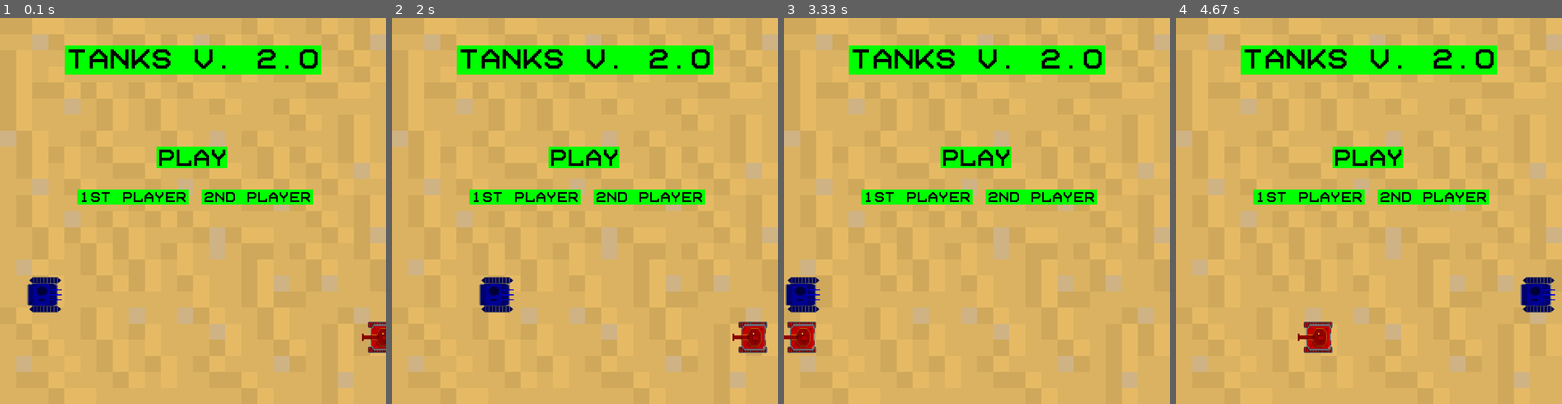
Above: before the commit, frames 1-4 (left to right).
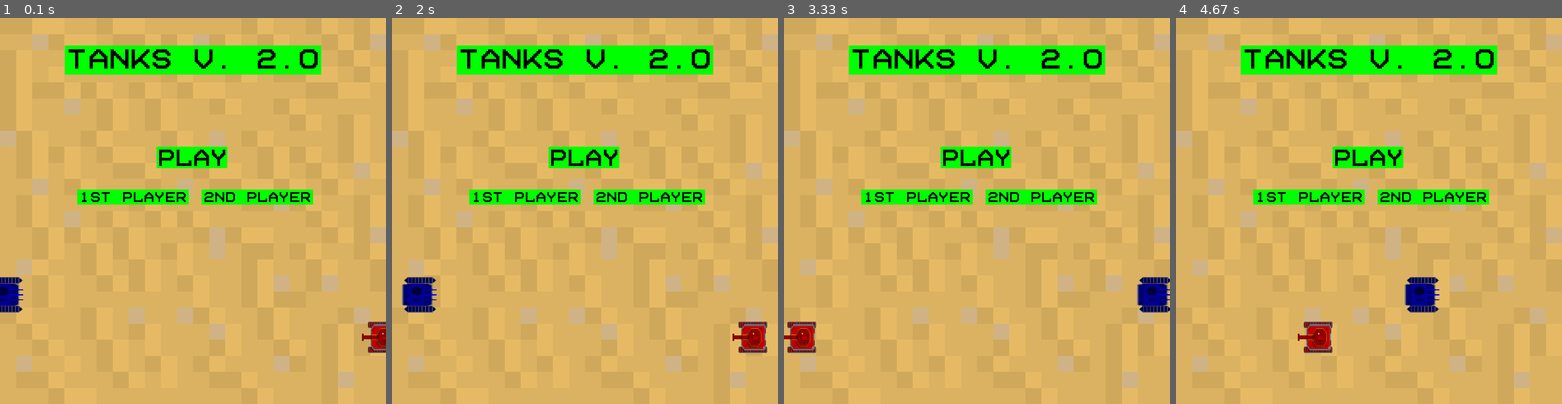
Above: after the commit, the same moments.

Repository: Artem468/pygame_project
Game: pygame game, started from main.py
Two runs of this game, one before a commit and one after it. Both use one fixed random seed, a clock stepped at 60 frames per second and the inputs below.
Inputs:
- Up to frame 1 (0.1 s): no input
- Up to frame 2 (2 s): hold Left 0.33-0.87 s; hold Down 0.9-1.37 s; hold Left 1.4-1.87 s; hold Up from 1.9 s (still down)
- Up to frame 3 (3.33 s): release Up at 2.37 s; hold Right 2.4-3.03 s; hold Down from 3.07 s (still down)
- Up to frame 4 (4.67 s): release Down at 3.53 s; hold Left 3.57-4.03 s; hold Right 4.07-4.53 s; hold Up from 4.57 s (still down)

The runs differ from the first frame. In frame 1, 1.2% of the frame differs, in the area x 0-16%, y 67-77%; in frame 2, 1.4%, in the area x 2-32%, y 67-77%; in frame 3, 1.4%; in frame 4, 1.4%.

Commit message:
Add files via upload

Diff:
--- a/main.py
+++ b/main.py
@@ -39,13 +39,23 @@
     global tank1, tank2, flag_tanks
     if flag_tanks:
        tank1.rect.x = -200
-       tank2.rect.x = -200
+       tank2.rect.x = 1100
+       tank1 = First_tank_preview(all_sprites)
+       tank1.rect.x = -90
+       tank2.rect.x = 900
+       print(first_player, second_player)
+       im = load_image(f'{first_player}_tank.png')
+       im = pygame.transform.scale(im, (90, 90))
+       im = pygame.transform.rotate(im, 270)
+       tank1.image = im
+       im = load_image(f'{second_player}_tank.png')
+       im = pygame.transform.scale(im, (90, 90))
+       im = pygame.transform.rotate(im, 90)
+       tank2.image = im
     else:
         tank1 = First_tank_preview(all_sprites)
         tank2 = Second_tank_preview(all_sprites)
-    First_tank_preview.image = load_image(f'{first_player}_tank.png')
-    Second_tank_preview.image = load_image(f'{second_player}_tank.png')
-    flag_tanks = True
+        flag_tanks = True
 
 
 class First_tank_preview(pygame.sprite.Sprite):
@@ -55,15 +65,14 @@
 
     def __init__(self, *group):
         super().__init__(*group)
-        self.image = First_tank_preview.image
         self.rect = self.image.get_rect()
-        self.rect.x, self.rect.y = 0, 600
+        self.rect.x, self.rect.y = -90, 600
         self.speed = 10
 
     def update(self, *args):
         self.rect.x += self.speed
         if self.rect.x == 1000:
-            self.rect.x = 0
+            self.rect.x = -90
 
 
 class Second_tank_preview(pygame.sprite.Sprite):
@@ -73,7 +82,6 @@
 
     def __init__(self, *group):
         super().__init__(*group)
-        self.image = Second_tank_preview.image
         self.rect = self.image.get_rect()
         self.rect.x, self.rect.y = 900, 700
         self.speed = 10
@@ -81,7 +89,7 @@
     def update(self, *args):
         self.rect.x -= self.speed
         if self.rect.x == -100:
-            self.rect.x = 900 + self.rect.width
+            self.rect.x = 990
 
 
 def select_skin_update(player):
